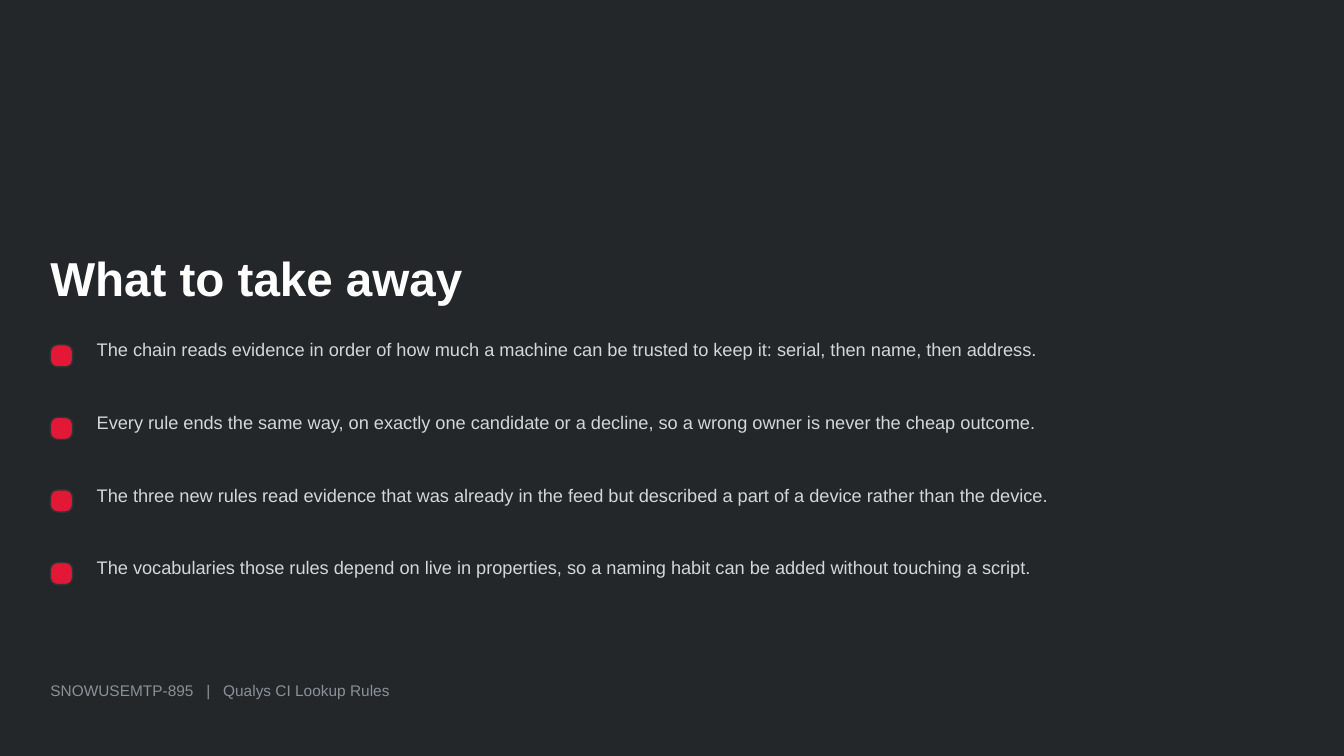
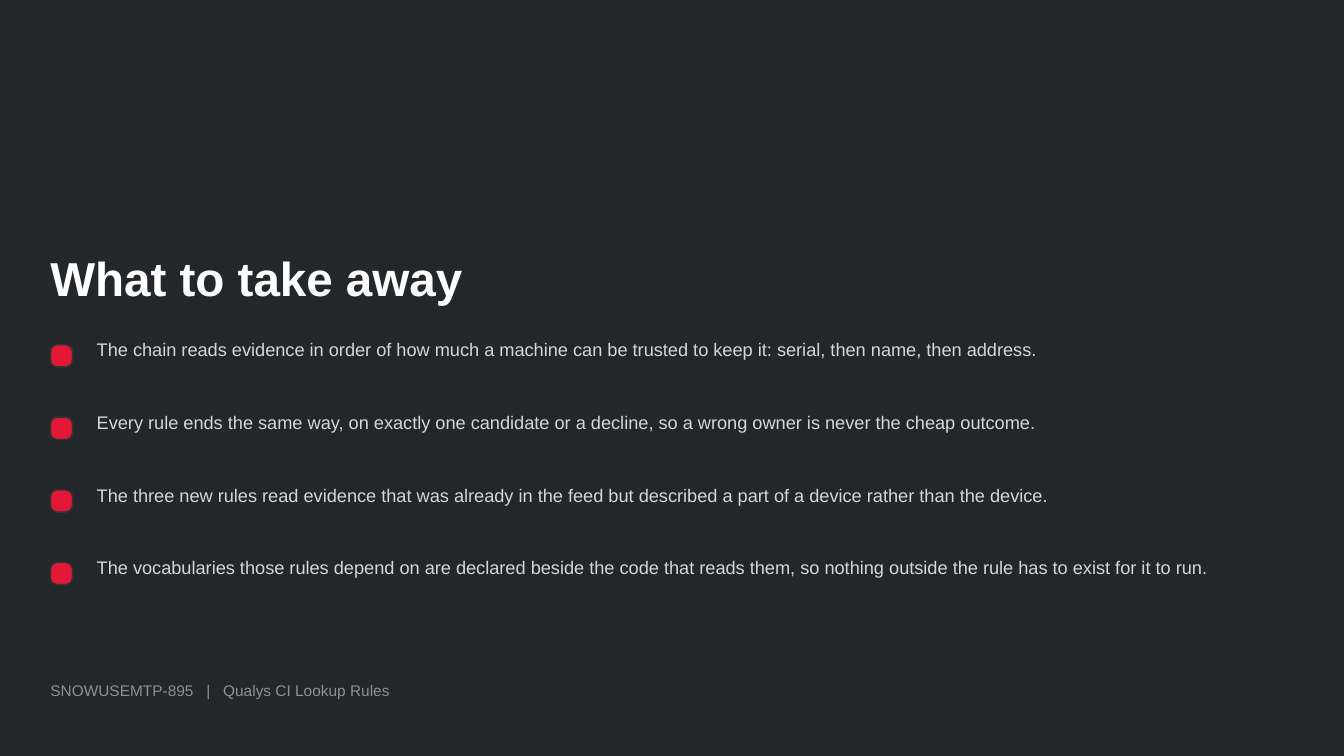
Before and after one commit to singhmihir/py, a slide deck: slide 43 of stories/qualys-ci-lookup-rules/Qualys CI Lookup Rules - Technical Walkthrough.pptx. Drawn at 1344x756 pixels with LibreOffice and Linux fonts; fonts in the diff are those of the drawing. Boxes give left, top, right and bottom in pixels: in the first picture for what was removed or moved away, otherwise in the second. Text is boxed around its words. In the diff, an @@ line names an element or a change of style, - is before the commit and + after.

```diff
--- a/stories/qualys-ci-lookup-rules/Qualys CI Lookup Rules - Technical Walkthrough.pptx
+++ b/stories/qualys-ci-lookup-rules/Qualys CI Lookup Rules - Technical Walkthrough.pptx
@@ text at (x1=97, y1=561, x2=1207, y2=578): text changed @@
-The vocabularies those rules depend on live in properties, so a naming habit can be added without touching a script.
+The vocabularies those rules depend on are declared beside the code that reads them, so nothing outside the rule has to exist for it to run.
```
Also in this commit, not shown: 7 other slides changed, 18 other files.
